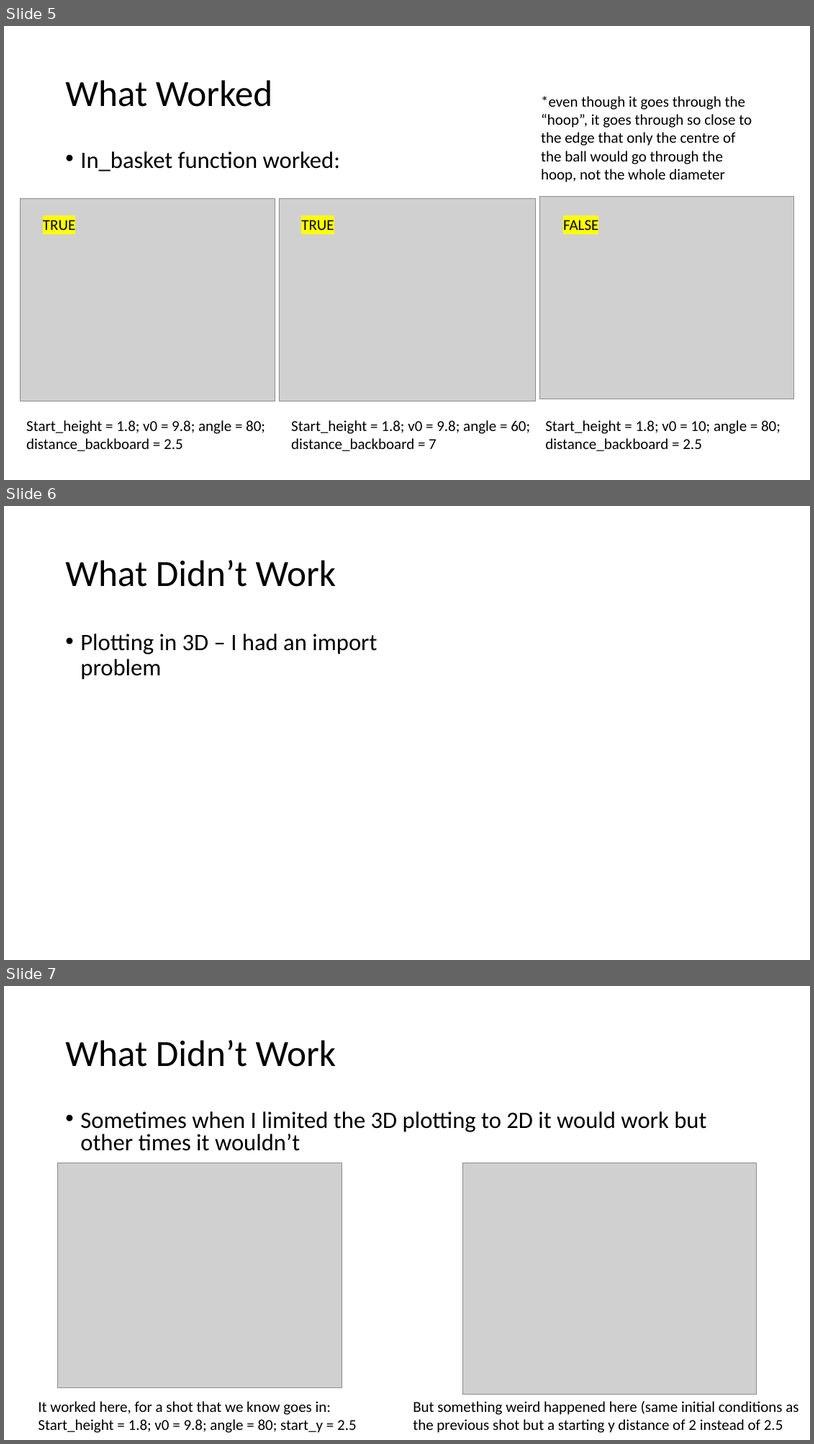
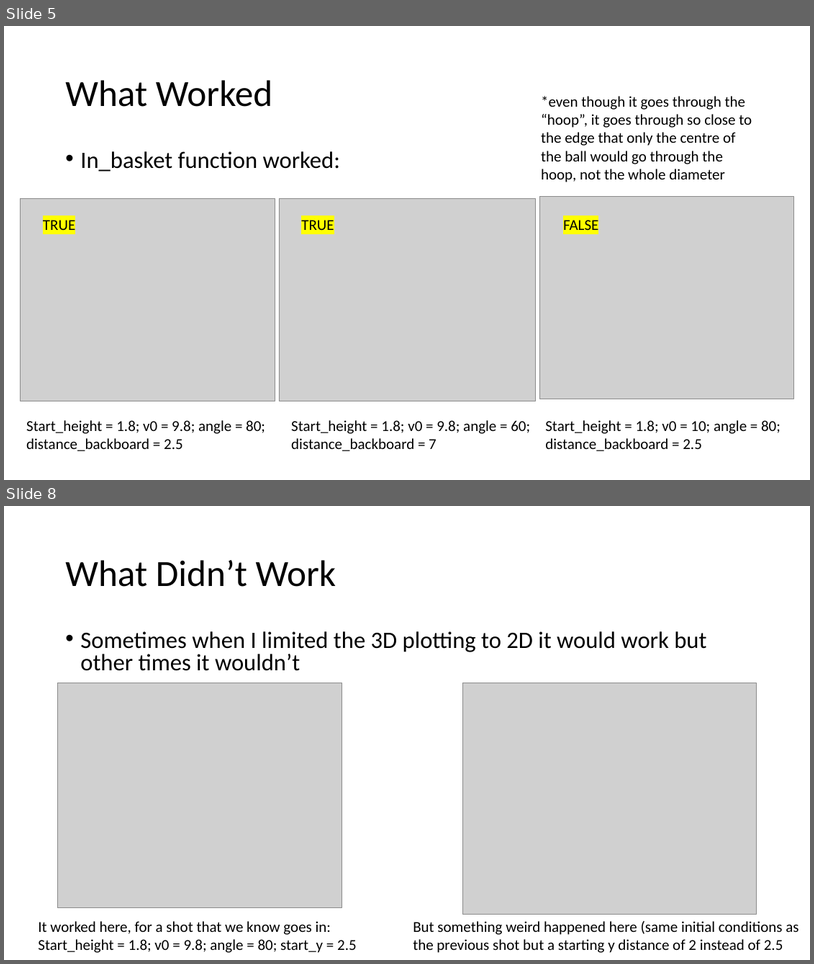
Before and after one commit to cawelch/hoop-never-misses, a slide deck: Weekly Presentations/Week 2.pptx. Shown one above the other, each under a label of ours: slides 5, 6 and 7 before the commit, slides 5 and 8 after it; the slides between them are not shown. The pictures are 814x1444 and 814x964 pixels, drawn with LibreOffice and Linux fonts; fonts in the diff are those of the drawing; grey boxes stand for pictures. Boxes give left, top, right and bottom in pixels: in the first picture for what was removed or moved away, otherwise in the second. Text is boxed around its words. In the diff, an @@ line names an element or a change of style, - is before the commit and + after.

Commit message:
Got 3d-shot.py working for plotting in 3D, still working on getting its backboard 100% done

```diff
--- a/Weekly Presentations/Week 2.pptx
+++ b/Weekly Presentations/Week 2.pptx
@@ slide 6 removed at [4,506,810,960], background #FFFFFF @@
@@ title removed at [65,560,337,587] @@
-What Didn’t Work
@@ text removed at [80,633,377,680] @@
-• Plotting in 3D – I had an import problem
@@ what was slide 7 is now slide 8 @@
```
Also in this commit, not shown: 2 slides changed, 2 slides added, 3 other files.
